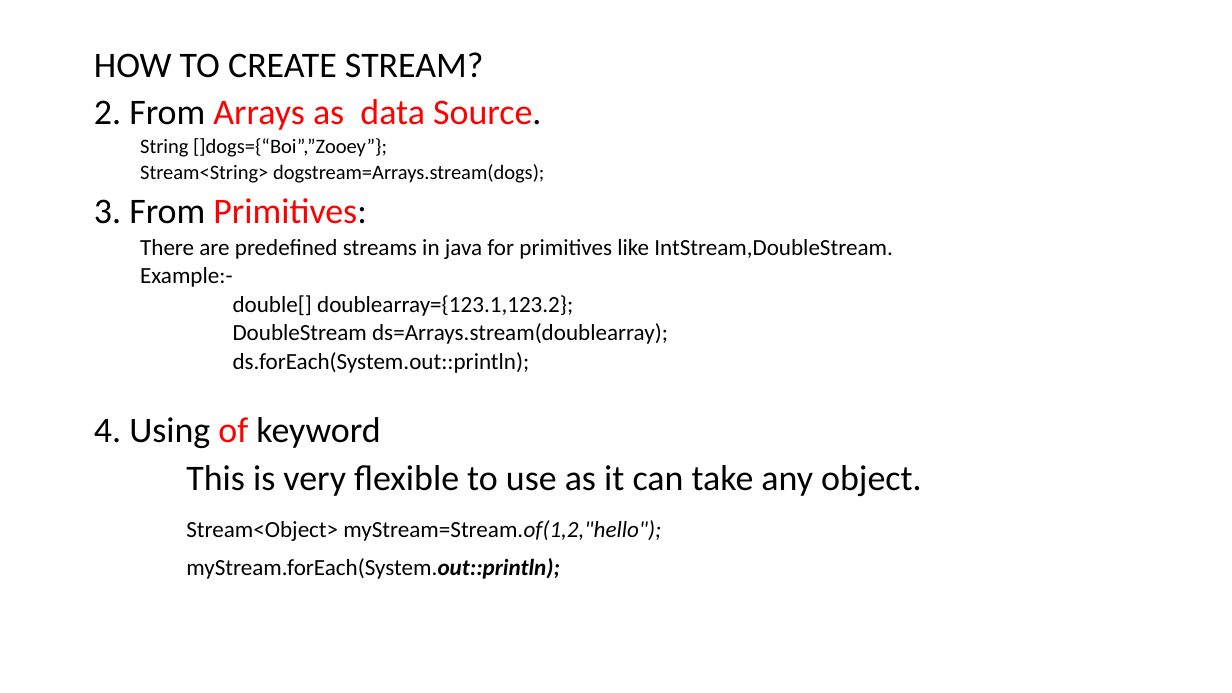
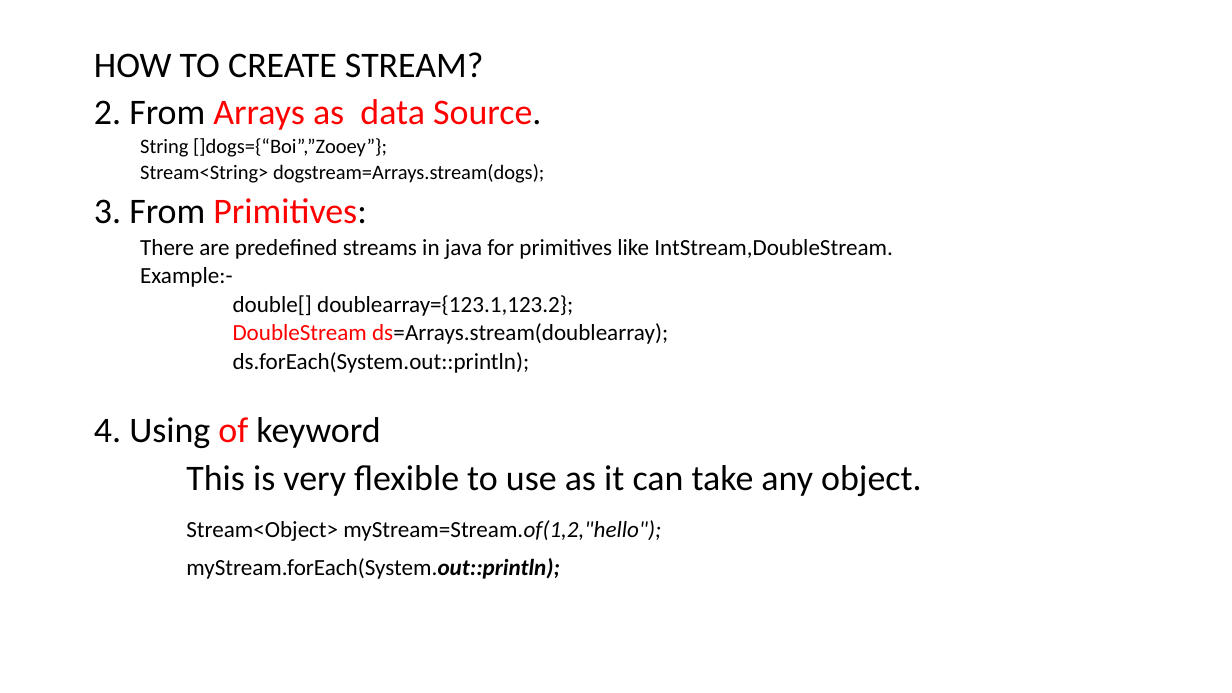
Before and after one commit to aroranishant8/JavaNotes, a slide deck: slide 5 of Java8/Lambda/Streams.pptx. Drawn at 1232x693 pixels with LibreOffice and Linux fonts; fonts in the diff are those of the drawing. Boxes give left, top, right and bottom in pixels: in the first picture for what was removed or moved away, otherwise in the second. Text is boxed around its words. In the diff, an @@ line names an element or a change of style, - is before the commit and + after.

```diff
--- a/Java8/Lambda/Streams.pptx
+++ b/Java8/Lambda/Streams.pptx
@@ text at bbox=[233, 323, 668, 344]: text colour #000000 to #FF0000 in "DoubleStream ds=Arrays.stream(doublearray);" @@
```
Also in this commit, not shown: 1 other slide changed, 6 slides added.
